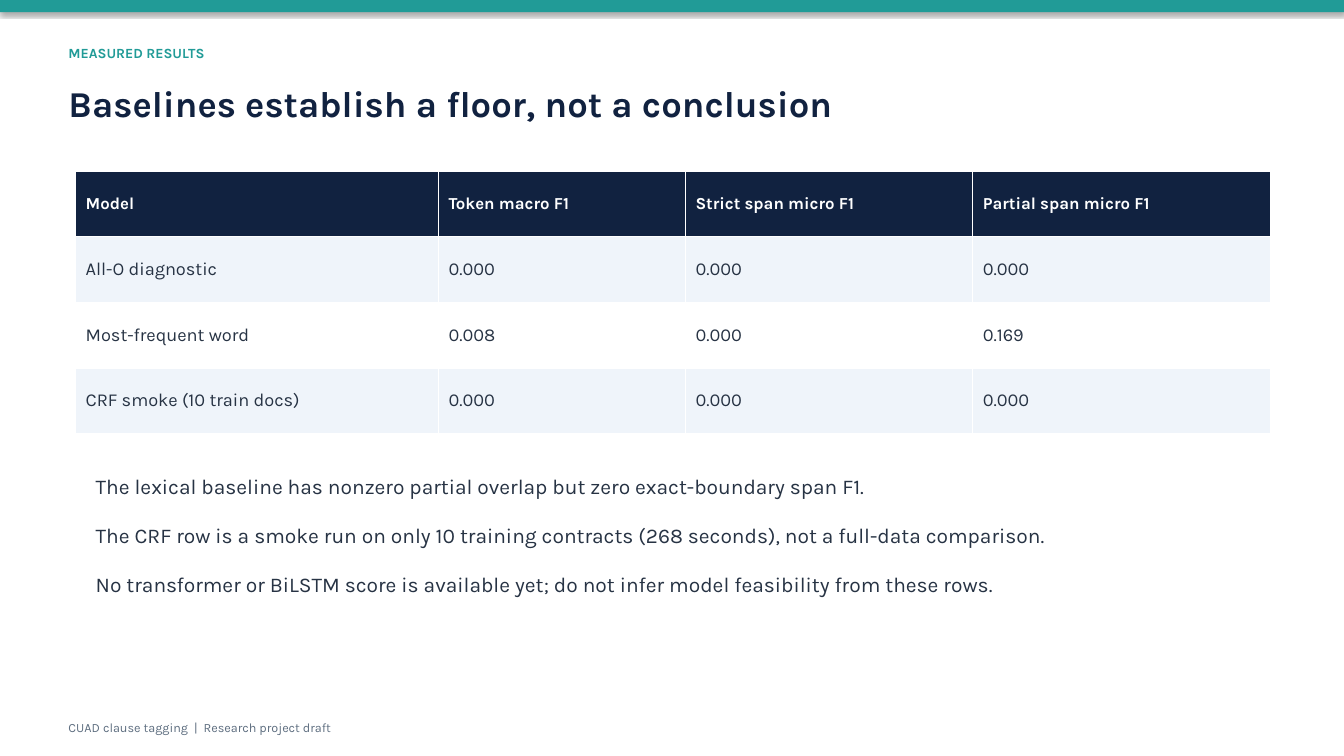
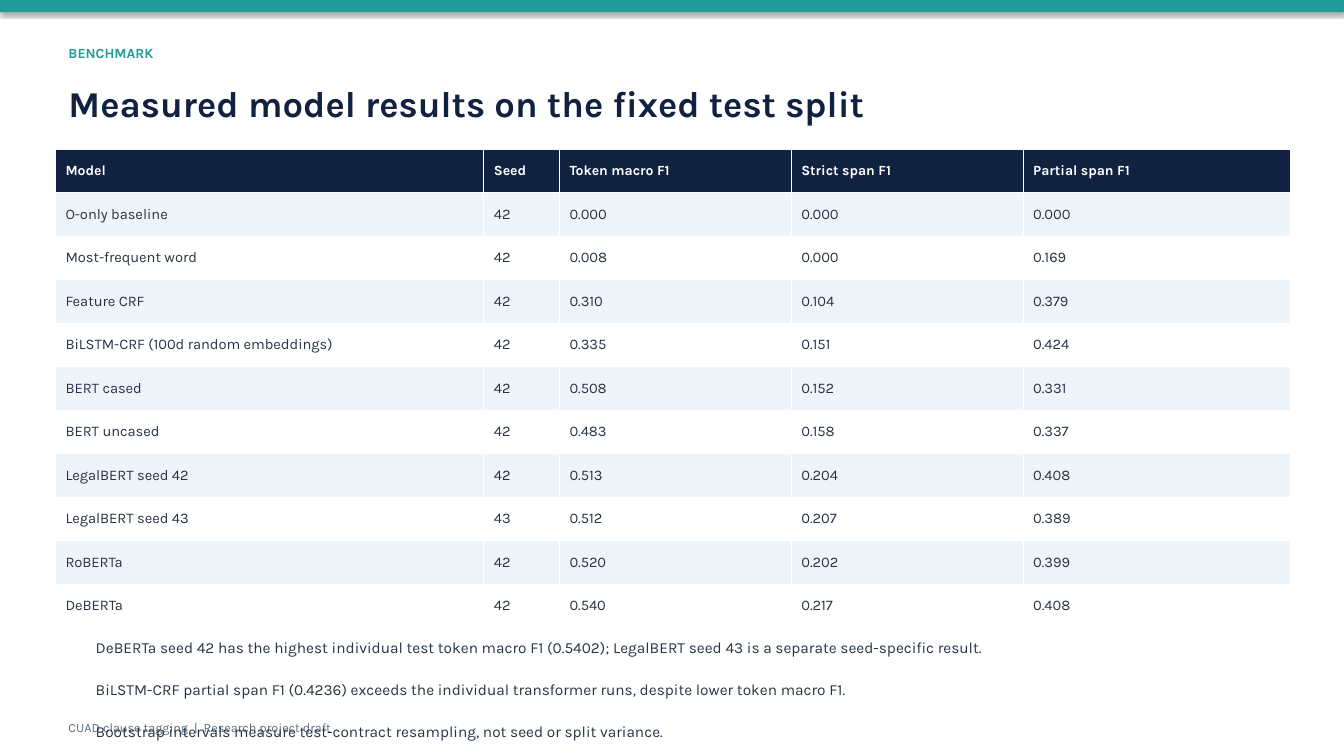
Before and after one commit to hmam-5/cuad-clause-tagging, a slide deck: slide 6 of results/CUAD_project_presentation.pptx. Drawn at 1344x756 pixels with LibreOffice and Linux fonts; fonts in the diff are those of the drawing. Boxes give left, top, right and bottom in pixels: in the first picture for what was removed or moved away, otherwise in the second. Text is boxed around its words. In the diff, an @@ line names an element or a change of style, - is before the commit and + after.

```diff
--- a/results/CUAD_project_presentation.pptx
+++ b/results/CUAD_project_presentation.pptx
@@ text at (68,48,153,58): text changed @@
-MEASURED RESULTS
+BENCHMARK
@@ text at (68,91,864,126): text changed @@
-Baselines establish a floor, not a conclusion
+Measured model results on the fixed test split
@@ table at (55,149,1291,628) @@
-Model | Token macro F1 | Strict span micro F1 | Partial span micro F1
-All-O diagnostic | 0.000 | 0.000 | 0.000
-Most-frequent word | 0.008 | 0.000 | 0.169
-CRF smoke (10 train docs) | 0.000 | 0.000 | 0.000
+Model | Seed | Token macro F1 | Strict span F1 | Partial span F1
+O-only baseline | 42 | 0.000 | 0.000 | 0.000
+Most-frequent word | 42 | 0.008 | 0.000 | 0.169
+Feature CRF | 42 | 0.310 | 0.104 | 0.379
+BiLSTM-CRF (100d random embeddings) | 42 | 0.335 | 0.151 | 0.424
+BERT cased | 42 | 0.508 | 0.152 | 0.331
+BERT uncased | 42 | 0.483 | 0.158 | 0.337
+LegalBERT seed 42 | 42 | 0.513 | 0.204 | 0.408
+LegalBERT seed 43 | 43 | 0.512 | 0.207 | 0.389
+RoBERTa | 42 | 0.520 | 0.202 | 0.399
+DeBERTa | 42 | 0.540 | 0.217 | 0.408
@@ table: place and size @@
-table at (76,171,1270,434)
+table at (55,149,1291,628)
@@ text at (96,642,982,741): text changed; size 15 to 11 pt @@
-The lexical baseline has nonzero partial overlap but zero exact-boundary span F1.
-The CRF row is a smoke run on only 10 training contracts (268 seconds), not a full-data comparison.
-No transformer or BiLSTM score is available yet; do not infer model feasibility from these rows.
+DeBERTa seed 42 has the highest individual test token macro F1 (0.5402); LegalBERT seed 43 is a separate seed-specific result.
+BiLSTM-CRF partial span F1 (0.4236) exceeds the individual transformer runs, despite lower token macro F1.
+Bootstrap intervals measure test-contract resampling, not seed or split variance.
```
Also in this commit, not shown: 3 other slides changed, 18 other files.
